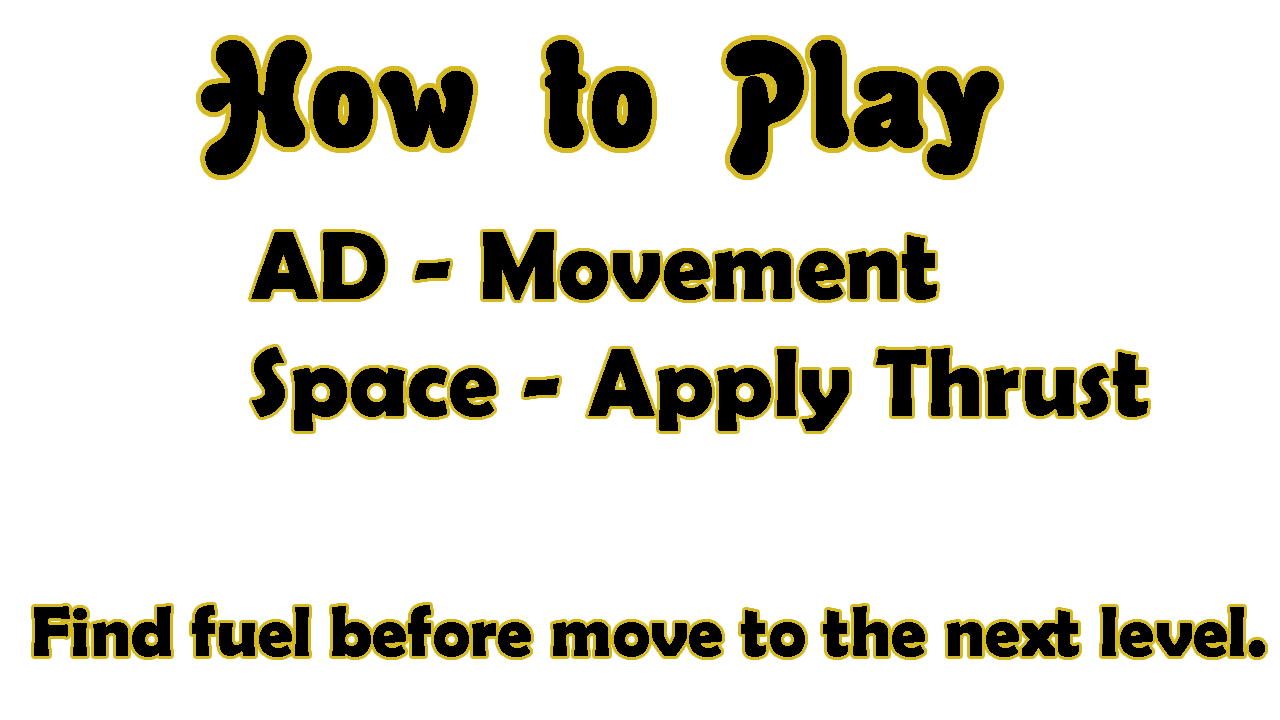
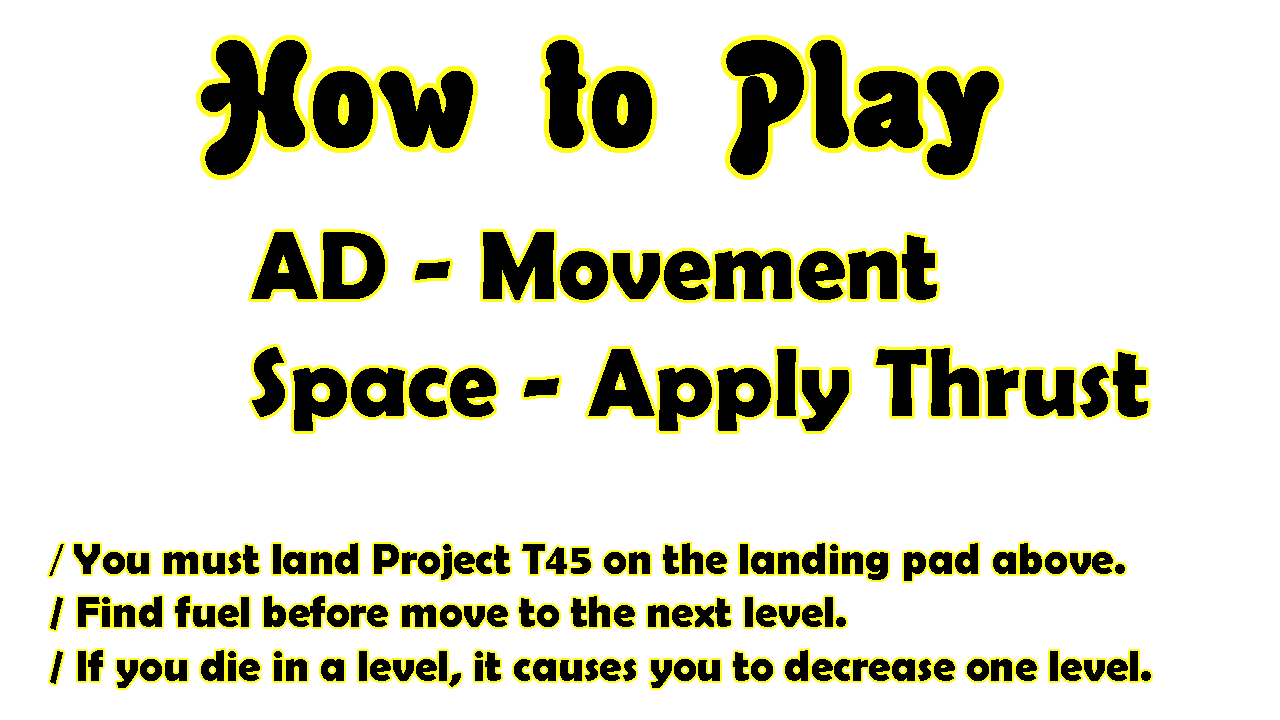
Two versions of the same layered image (1280x720). Layer-by-layer changes:
renamed "Find fuel before move to the next level." to "/ You must land Project T45 on the landing pad above. / Find f", painted on it over 34, 543, 1265, 688
